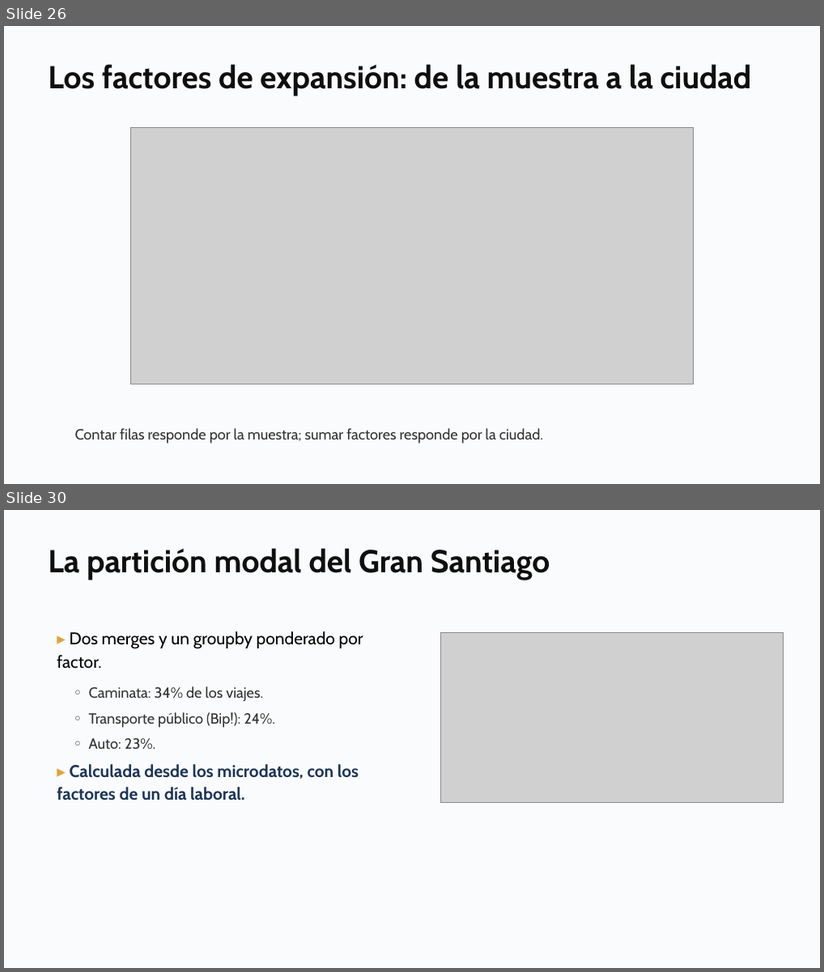
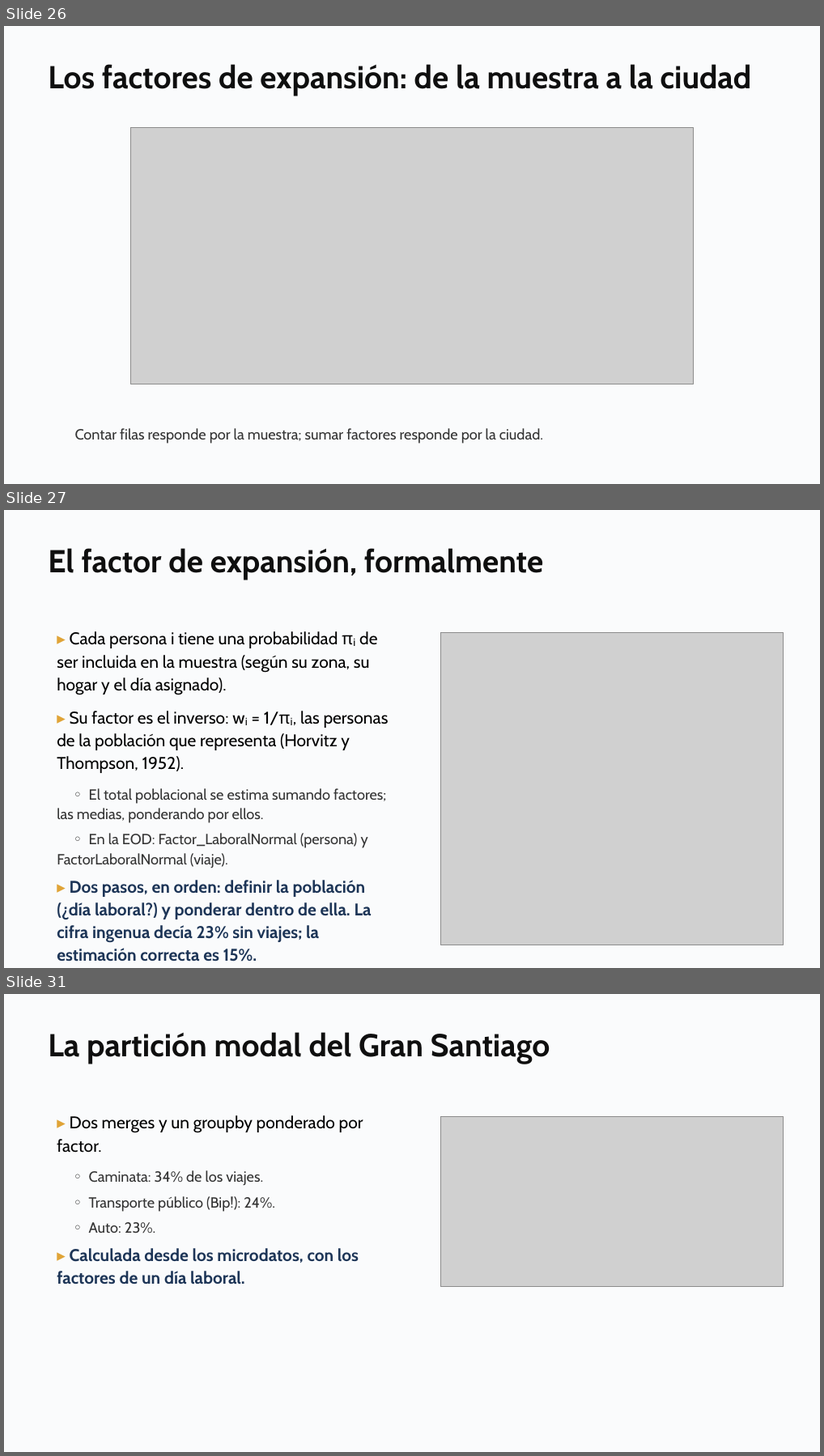
Before and after one commit to daniopitz/cienciadatos, a slide deck: presentaciones/clase02_pandas_eda.pptx. Shown one above the other, each under a label of ours: slides 26 and 30 before the commit, slides 26, 27 and 31 after it; the slides between them are not shown. The pictures are 824x972 and 824x1456 pixels, drawn with LibreOffice and Linux fonts; fonts in the diff are those of the drawing; grey boxes stand for pictures. Boxes give left, top, right and bottom in pixels: in the first picture for what was removed or moved away, otherwise in the second. Text is boxed around its words. In the diff, an @@ line names an element or a change of style, - is before the commit and + after.

```diff
--- a/presentaciones/clase02_pandas_eda.pptx
+++ b/presentaciones/clase02_pandas_eda.pptx
@@ slide 27 added at (x1=4, y1=510, x2=820, y2=968), background #FFFFFF @@
@@ rectangle added at (x1=4, y1=510, x2=820, y2=968), fill #FAFBFC @@
@@ text added at (x1=48, y1=548, x2=543, y2=580), 28 pt, text #0F0F0F, bold @@
+El factor de expansión, formalmente
@@ text added at (x1=57, y1=632, x2=389, y2=962), 15 pt, text #000000 @@
+▸ Cada persona i tiene una probabilidad πᵢ de ser incluida en la muestra (según su zona, su hogar y el día asignado).
+▸ Su factor es el inverso: wᵢ = 1/πᵢ, las personas de la población que representa (Horvitz y Thompson, 1952).
+◦ El total poblacional se estima sumando factores; las medias, ponderando por ellos.
+◦ En la EOD: Factor_LaboralNormal (persona) y FactorLaboralNormal (viaje).
+▸ Dos pasos, en orden: definir la población (¿día laboral?) y ponderar dentro de ella. La cifra ingenua decía 23% sin viajes; la estimación correcta es 15%.
@@ picture added at (x1=441, y1=632, x2=784, y2=946) @@
@@ what was slide 30 is now slide 31 @@
```
Also in this commit, not shown: 5 slides changed, 2 other files.
